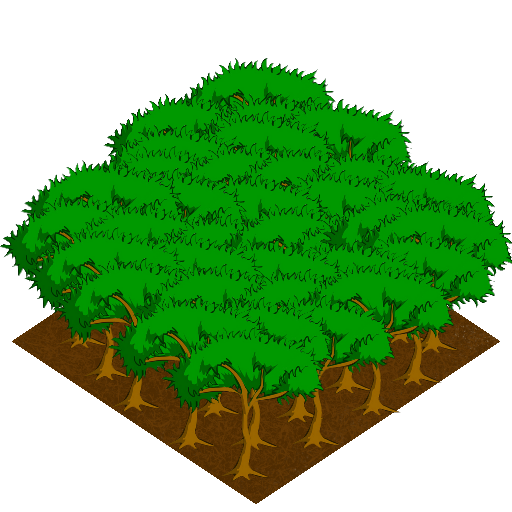
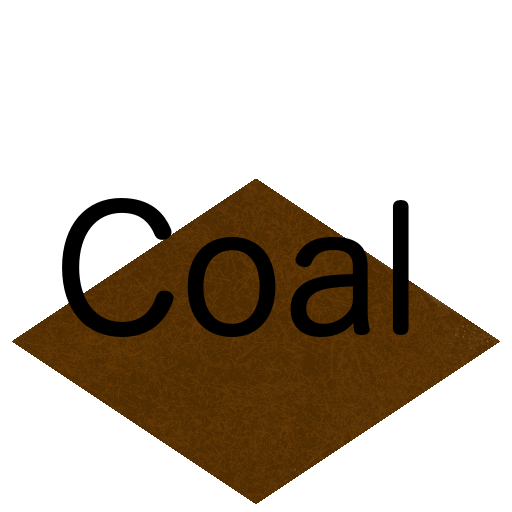
Comparing the layer stacks of the two 512x512 images. Changes:
renamed "trees" to "Coal", painted on it over [0, 58, 512, 481]
